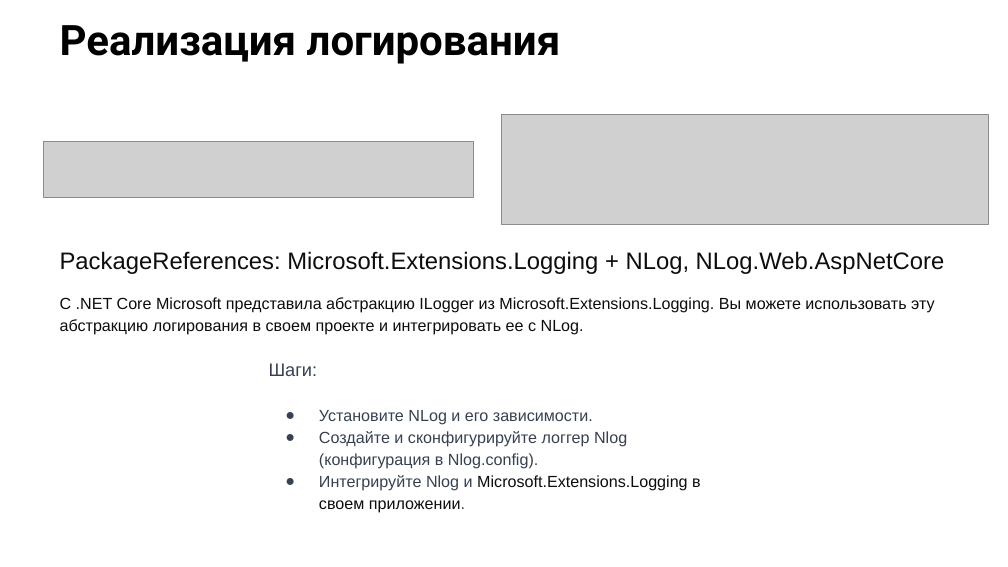
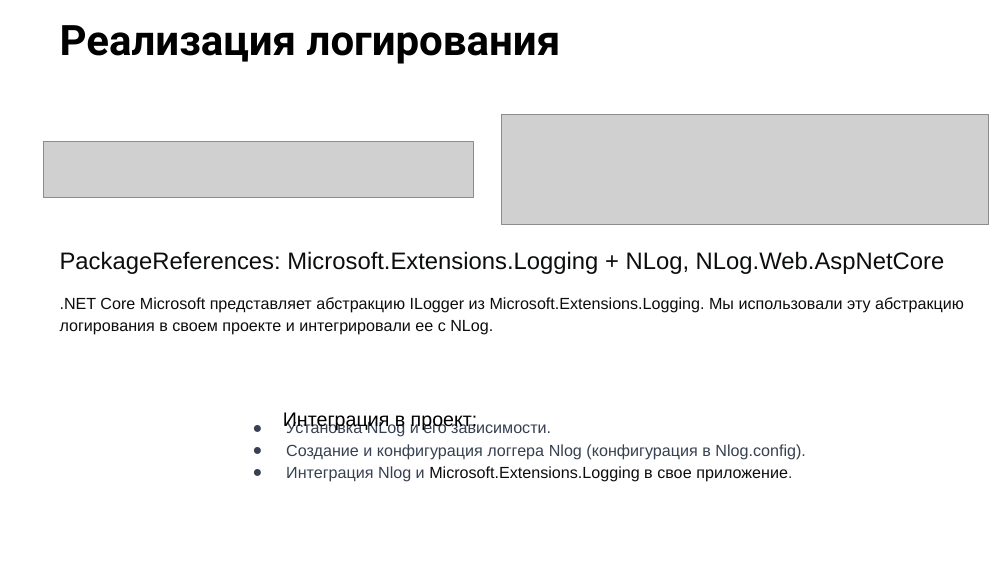
Before and after one commit to Alex5X55/PDD.NET, a slide deck: slide 12 of Презентация PDD_NET_16_9_Защита_проекта_синяя.pptx (slide 13 before the commit). Drawn at 1008x567 pixels with LibreOffice and Linux fonts; fonts in the diff are those of the drawing; grey boxes stand for pictures; background and template pictures are left out. Boxes give left, top, right and bottom in pixels: in the first picture for what was removed or moved away, otherwise in the second. Text is boxed around its words. In the diff, an @@ line names an element or a change of style, - is before the commit and + after.

Commit message:
fix

```diff
--- a/Презентация PDD_NET_16_9_Защита_проекта_синяя.pptx
+++ b/Презентация PDD_NET_16_9_Защита_проекта_синяя.pptx
@@ text at [60,297,964,335]: text changed @@
-С .NET Core Microsoft представила абстракцию ILogger из Microsoft.Extensions.Logging. Вы можете использовать эту абстракцию логирования в своем проекте и интегрировать ее с NLog.
+.NET Core Microsoft представляет абстракцию ILogger из Microsoft.Extensions.Logging. Мы использовали эту абстракцию логирования в своем проекте и интегрировали ее с NLog.
@@ text added at [283,412,478,431], 14 pt, text #000000 @@
+Интеграция в проект:
@@ text at [286,420,805,482]: text changed @@
-Шаги:
-● Установите NLog и его зависимости.
-● Создайте и сконфигурируйте логгер Nlog (конфигурация в Nlog.config).
-● Интегрируйте Nlog и Microsoft.Extensions.Logging в своем приложении.
+● Установка NLog и его зависимости.
+● Создание и конфигурация логгера Nlog (конфигурация в Nlog.config).
+● Интеграция Nlog и Microsoft.Extensions.Logging в свое приложение.
```
Also in this commit, not shown: 2 other slides changed, 1 slide removed.
